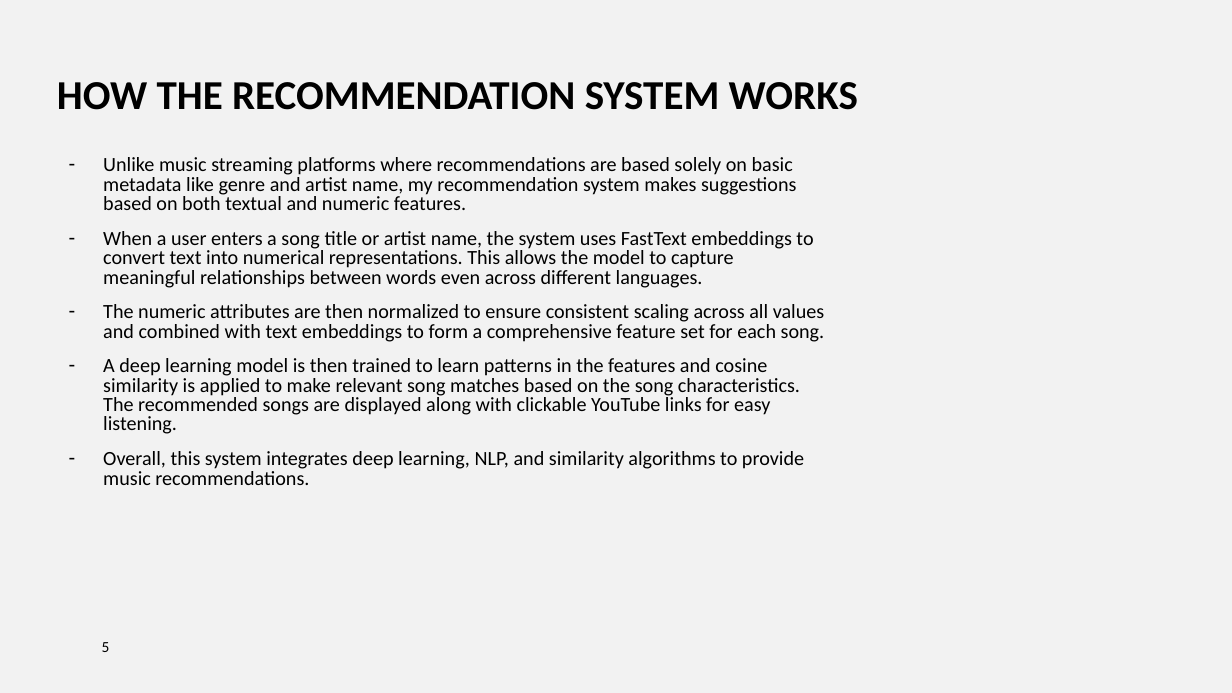
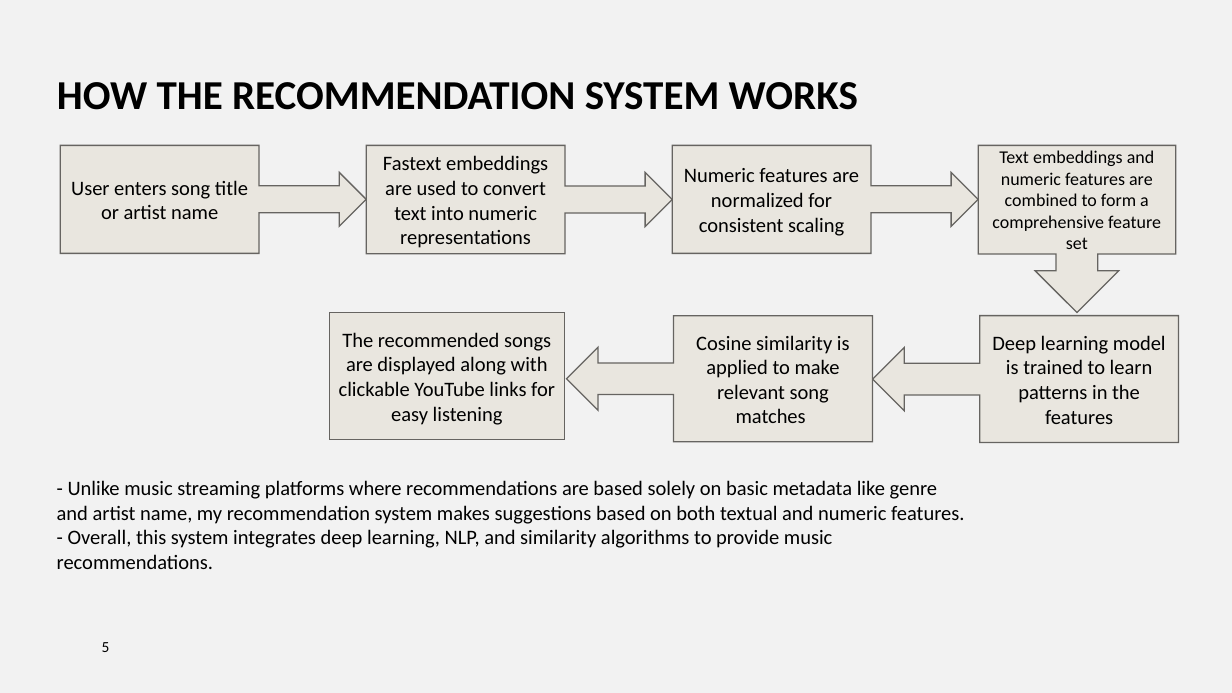
Before and after one commit to NatashaKamami/Music-Recommendation-System, a slide deck: slide 5 of Music recommendation system.pptx. Drawn at 1232x693 pixels with LibreOffice and Linux fonts; fonts in the diff are those of the drawing; background and template pictures are left out. Boxes give left, top, right and bottom in pixels: in the first picture for what was removed or moved away, otherwise in the second. Text is boxed around its words. In the diff, an @@ line names an element or a change of style, - is before the commit and + after.

```diff
--- a/Music recommendation system.pptx
+++ b/Music recommendation system.pptx
@@ right arrow callout added at [60,145,366,253], fill #E9E6DF, outline #666562 1 pt, 16 pt, text #000000 @@
+User enters song title or artist name
@@ right arrow callout added at [366,145,672,253], fill #E9E6DF, outline #666562 1 pt, 16 pt, text #000000 @@
+Fastext embeddings are used to convert text into numeric representations
@@ right arrow callout added at [673,145,979,253], fill #E9E6DF, outline #666562 1 pt, 16 pt, text #000000 @@
+Numeric features are normalized for consistent scaling
@@ down arrow callout added at [979,145,1177,312], fill #E9E6DF, outline #666562 1 pt, 14 pt, text #000000 @@
+Text embeddings and numeric features are combined to form a comprehensive feature set
@@ text removed at [103,157,825,485] @@
-– Unlike music streaming platforms where recommendations are based solely on basic metadata like genre and artist name, my recommendation system makes suggestions based on both textual and numeric features.
-– When a user enters a song title or artist name, the system uses FastText embeddings to convert text into numerical representations. This allows the model to capture meaningful relationships between words even across different languages.
-– The numeric attributes are then normalized to ensure consistent scaling across all values and combined with text embeddings to form a comprehensive feature set for each song.
-– A deep learning model is then trained to learn patterns in the features and cosine similarity is applied to make relevant song matches based on the song characteristics. The recommended songs are displayed along with clickable YouTube links for easy listening.
-– Overall, this system integrates deep learning, NLP, and similarity algorithms to provide music recommendations.
@@ rectangle added at [329,312,565,439], fill #E9E6DF, outline #666562 1 pt, 16 pt, text #000000 @@
+The recommended songs are displayed along with clickable YouTube links for easy listening
@@ left arrow callout added at [567,316,872,443], fill #E9E6DF, outline #666562 1 pt, 16 pt, text #000000 @@
+Cosine similarity is applied to make relevant song matches
@@ left arrow callout added at [872,316,1178,443], fill #E9E6DF, outline #666562 1 pt, 16 pt, text #000000 @@
+Deep learning model is trained to learn patterns in the features
@@ text added at [57,480,964,569], 16 pt, text #000000 @@
+- Unlike music streaming platforms where recommendations are based solely on basic metadata like genre and artist name, my recommendation system makes suggestions based on both textual and numeric features.
+- Overall, this system integrates deep learning, NLP, and similarity algorithms to provide music recommendations.
```
Also in this commit, not shown: 3 other slides changed, 1 slide added.
